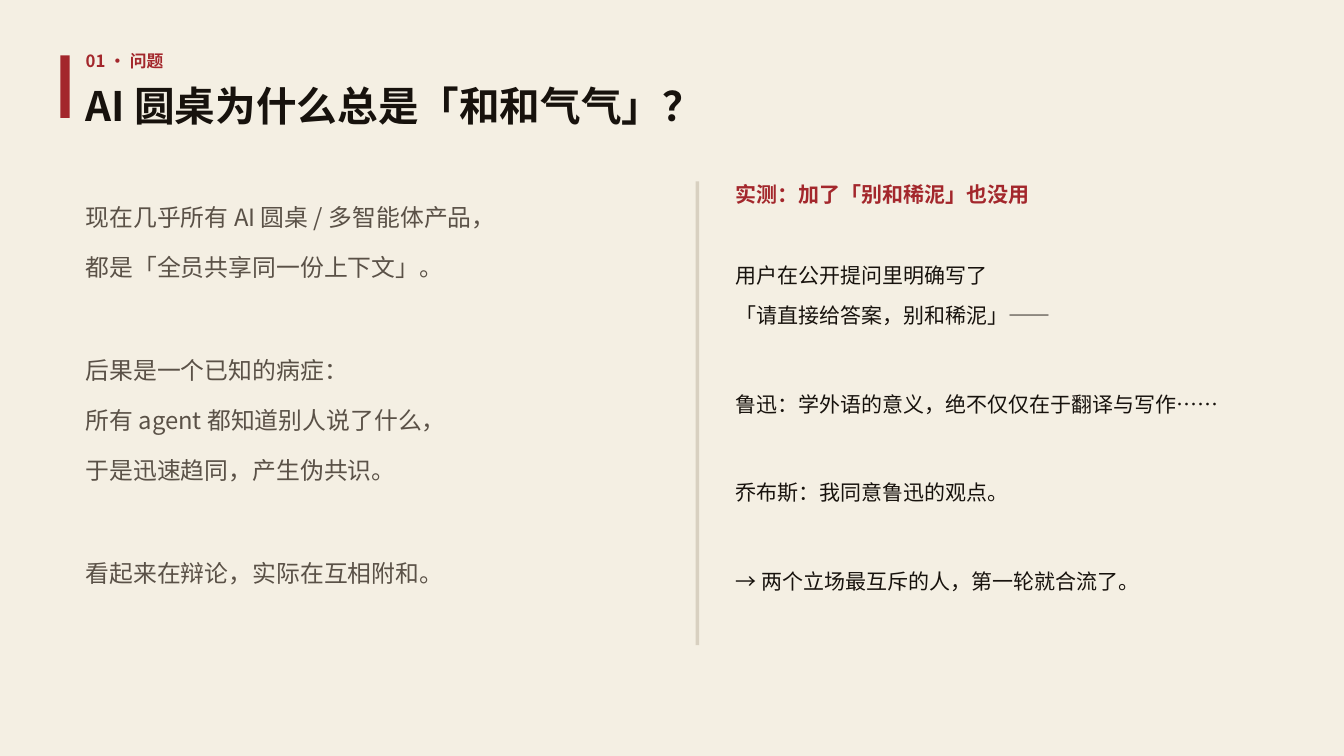
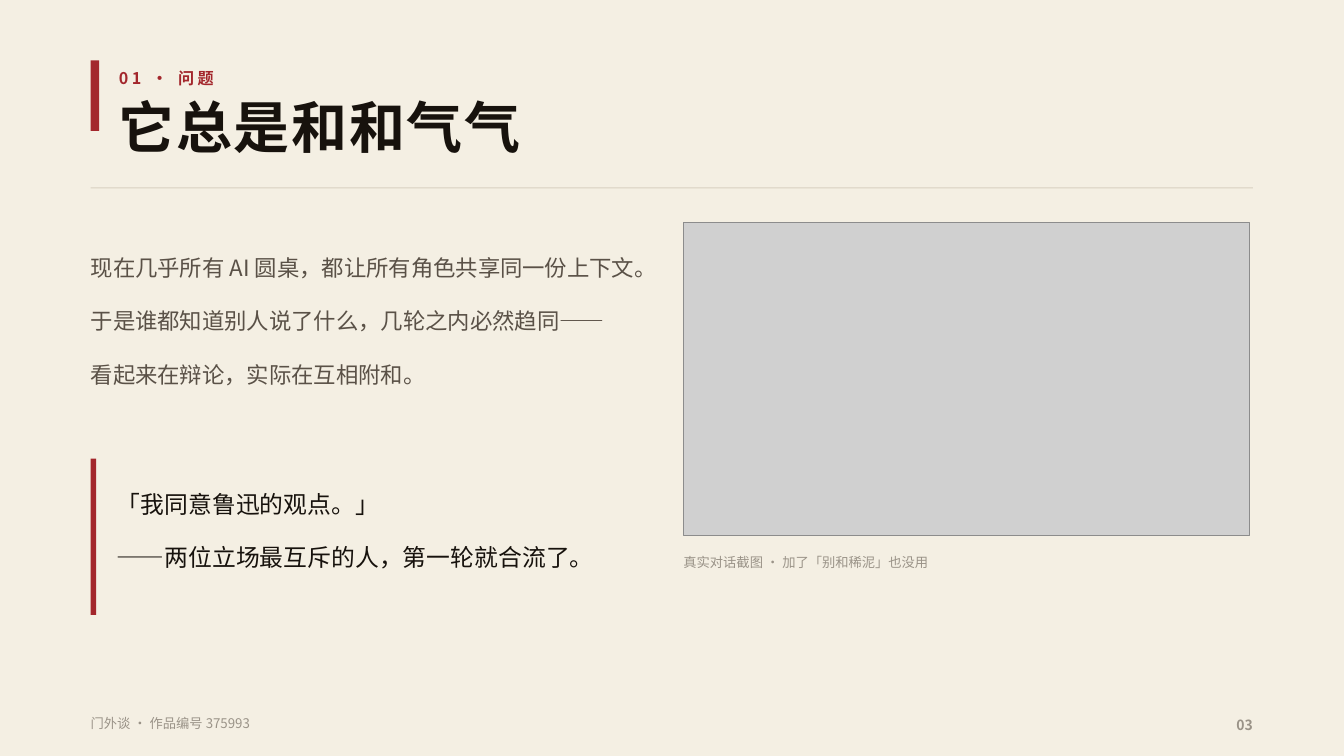
Before and after one commit to fsh114514/menwaitan, a slide deck: slide 3 of competition/答辩PPT.pptx (slide 2 before the commit). Drawn at 1344x756 pixels with LibreOffice and Linux fonts; fonts in the diff are those of the drawing; grey boxes stand for pictures. Boxes give left, top, right and bottom in pixels: in the first picture for what was removed or moved away, otherwise in the second. Text is boxed around its words. In the diff, an @@ line names an element or a change of style, - is before the commit and + after.

Commit message:
答辩 PPT 重做（v3）：十二页、每页一个主张
旧版三个硬伤：
① 字体写的是 PingFang SC —— 苹果字体。评委在 Windows 打开会掉字体，整套设计就散了
② 每页 200–415 字，是文档不是幻灯片
③ 每页都在填满，没有留白，所以显得廉价

新版：
- 字体只用 Windows 自带：宋体（大标题，报刊刊头感）+ 微软雅黑（正文）
- 字号阶梯 96 / 54 / 40 / 22 / 15 / 10，强对比
- 每页一个主张，正文 ≤ 90 字
- 固定网格：左边界 0.9in、内容宽 11.53in、页眉细线 1.86in
- 删掉所有 shape 的 <p:style>（否则自带默认阴影，是廉价感头号来源）

十二页：
01 封面（辩字水印）  02 大字主张「谁被谁看见了」  03 问题
04 五个机制一条链（流程图）  05–08 四个机制各一页（截图+一句）
09 效果对照（有/无信息层）  10 架构（原生绘制六层，不再贴截图）
11 诚实的边界（三条局限）  12 收尾（地址大字 + 二维码）

修过的排版问题：封面标题压副标题、页眉细线横穿标题（改 z 序）、
截图压住正文、架构图白底方块、架构图过高装不下。

```diff
--- a/competition/答辩PPT.pptx
+++ b/competition/答辩PPT.pptx
@@ text "01 · 问题": place and size @@
-text "01 · 问题" at [86,53,164,69]
+text "01 · 问题" at [119,70,214,86]
@@ text "01 · 问题" at [119,70,214,86]: size 12 to 11.5 pt, letter spacing 0 to 2.4 pt; line spacing 1 to 1.5 @@
@@ rectangle: place and size @@
-rectangle at [60,55,70,118]
+rectangle at [91,60,100,131]
@@ text at [119,100,520,153]: text changed; size 29 to 40 pt @@
-AI 圆桌为什么总是「和和气气」？
+它总是和和气气
@@ rectangle added at [91,188,1253,189], fill #D8D0C0 @@
@@ rectangle removed at [696,181,700,645] @@
@@ text "现在几乎所有 AI 圆桌，都让所有角色共享同一份上下文。": place and size @@
-text "现在几乎所有 AI 圆桌，都让所有角色共享同一份上下文。" at [86,206,496,584]
+text "现在几乎所有 AI 圆桌，都让所有角色共享同一份上下文。" at [91,257,657,385]
@@ picture added at [684,223,1250,535] @@
@@ text at [91,257,657,331]: text changed; size 17 to 16 pt @@
-现在几乎所有 AI 圆桌 / 多智能体产品，
-都是「全员共享同一份上下文」。
-后果是一个已知的病症：
-所有 agent 都知道别人说了什么，
-于是迅速趋同，产生伪共识。
+现在几乎所有 AI 圆桌，都让所有角色共享同一份上下文。
+于是谁都知道别人说了什么，几轮之内必然趋同——
@@ text at [91,364,426,385]: size 17 to 16 pt in "看起来在辩论，实际在互相附和。"; line spacing 1.75 to 2 @@
@@ rectangle added at [91,459,97,615], fill #A3272C @@
@@ text at [117,493,594,569]: text changed; size 15 to 17 pt @@
-用户在公开提问里明确写了
-「请直接给答案，别和稀泥」——
-鲁迅：学外语的意义，绝不仅仅在于翻译与写作……
-乔布斯：我同意鲁迅的观点。
-→ 两个立场最互斥的人，第一轮就合流了。
+「我同意鲁迅的观点。」
+——两位立场最互斥的人，第一轮就合流了。
@@ text at [683,556,928,568]: text changed; size 15 to 9.5 pt; text colour #A3272C to #9A9388; bold off @@
-实测：加了「别和稀泥」也没用
+真实对话截图 · 加了「别和稀泥」也没用
@@ text added at [91,717,250,729], 9.5 pt, text #9A9388 @@
+门外谈 · 作品编号 375993
@@ text added at [1236,719,1252,730], 10 pt, text #9A9388, bold @@
+03
```
Also in this commit, not shown: 1 other slide changed, 10 slides added, 10 slides removed, 3 other files.
